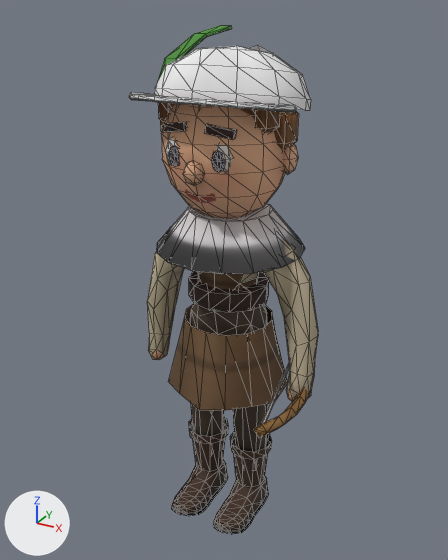
Renders of the glTF model public/themes/medieval-castle-v2/models/unit/archer.scout.glb from each side of a commit.
Rendered twice from a 50 mm lens placed at (1.002, -1.859, 1.927), pointed at (-0.018, -0.005, 1.0). Arrows for +X, +Y and +Z are at lower left; the lights stay in place. The older version comes first. Mesh edges are drawn as thin lines. Vertices at exactly the same position are counted once.

The first picture shows 'unit.archer.scout'.
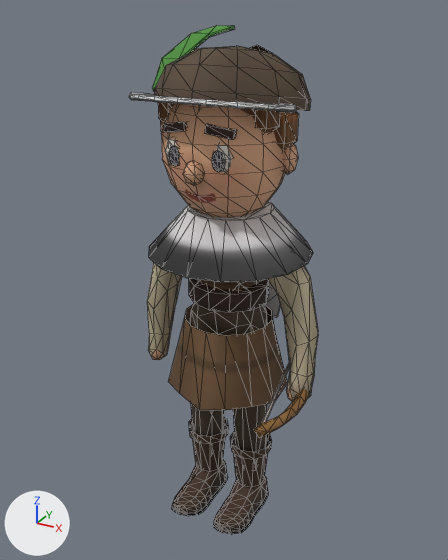
Pixel boxes [x1, y1, x2, y2] of what changed, in the pictures (448 x 560 px; the box of a moved part takes in the faces that stretch with it):
'unit.archer.scout', reshaped
    before: [129, 26, 318, 534]
    after: [129, 25, 318, 534]
part 1 of me_unit_archer_scout, rebuilt
    before: [156, 26, 232, 85]
    after: [152, 25, 235, 91]
part 2 of me_unit_archer_scout, added
    after: [265, 282, 280, 318]
part 3 of me_unit_archer_scout, moved or reshaped
    before: [157, 206, 305, 274]
    after: [149, 204, 313, 282]
part 4 of me_unit_archer_scout, edited (looks the same)
    both: [156, 114, 310, 490]
part 5 of me_unit_archer_scout, recoloured (white to brown)
    both: [154, 45, 311, 110]

The change, as a diff of the scene's bpy script:
```diff
--- a/public/themes/medieval-castle-v2/models/unit/archer.scout.glb.py
+++ b/public/themes/medieval-castle-v2/models/unit/archer.scout.glb.py
@@ me_unit_archer_scout @@
 # used by ob_unit_archer_scout; location = (0.0, 0.0, 0.0)
 # verts and faces of me_unit_archer_scout; kept vertices keep their numbers, new ones are numbered from 1175
 # before: 1143 (0.0, 0.28, 1.13), 1145 (0.1, 0.26, 1.13), 1147 (0.19, 0.2, 1.13) at pixel (299, 238), 1149 (0.25, 0.11, 1.13) at pixel (305, 248), 1151 (0.27, 0.01, 1.13) at pixel (299, 258)
 # before: 1153 (0.25, -0.09, 1.13) at pixel (281, 267), 1155 (0.19, -0.18, 1.13) at pixel (254, 273), 1157 (0.1, -0.24, 1.13) at pixel (221, 274), 1159 (0.0, -0.26, 1.13) at pixel (191, 270), 1161 (-0.1, -0.24, 1.13) at pixel (168, 262)
 # before: 1163 (-0.19, -0.18, 1.13) at pixel (156, 252), 1165 (-0.25, -0.09, 1.13) at pixel (157, 242), 1167 (-0.27, 0.01, 1.13), 1169 (-0.25, 0.11, 1.13), 1171 (-0.19, 0.2, 1.13)
 # before: 1173 (-0.1, 0.26, 1.13)
-me_unit_archer_scout.from_pydata(...)  # 1175 vertices, 2058 faces; spans x -0.36..0.4, y -0.51..0.47, z 0.0..1.86
+me_unit_archer_scout.from_pydata(...)  # 1207 vertices, 2118 faces; spans x -0.36..0.4, y -0.51..0.47, z 0.0..1.86
+# me_unit_archer_scout part 1: the loose piece of 16 vertices spanning x -0.31..-0.19, y -0.03..0.38, z 1.66..1.86 is rebuilt with 16 vertices and now spans x -0.33..-0.18, y -0.03..0.38, z 1.66..1.86
+# me_unit_archer_scout part 2: a new loose piece of 32 vertices spanning x -0.14..0.14, y 0.13..0.2, z 0.82..1.16, in mat_tint
+# me_unit_archer_scout part 3
+verts[1143] = (0.0, 0.31, 1.12)  # moved
+verts[1145] = (0.11, 0.29, 1.12)  # moved
+verts[1147] = (0.21, 0.22, 1.12)  # moved, pixel (306, 241)
+verts[1149] = (0.28, 0.12, 1.12)  # moved, pixel (313, 252)
+verts[1151] = (0.3, 0.01, 1.12)  # moved, pixel (307, 264)
+verts[1153] = (0.28, -0.1, 1.12)  # moved, pixel (287, 274)
+verts[1155] = (0.21, -0.2, 1.12)  # moved, pixel (257, 281)
+verts[1157] = (0.11, -0.27, 1.12)  # moved, pixel (220, 282)
+verts[1159] = (0.0, -0.29, 1.12)  # moved, pixel (186, 278)
+verts[1161] = (-0.11, -0.27, 1.12)  # moved, pixel (161, 269)
+verts[1163] = (-0.21, -0.2, 1.12)  # moved, pixel (148, 257)
+verts[1165] = (-0.28, -0.1, 1.12)  # moved, pixel (149, 246)
+verts[1167] = (-0.3, 0.01, 1.12)  # moved
+verts[1169] = (-0.28, 0.12, 1.12)  # moved
+verts[1171] = (-0.21, 0.22, 1.12)  # moved
+verts[1173] = (-0.11, 0.29, 1.12)  # moved
+# me_unit_archer_scout part 4: 248 kept faces spanning x -0.32..0.33, y -0.29..0.36, z 0.06..1.78 get new vertex colours
+# me_unit_archer_scout part 5: 92 faces spanning x -0.26..0.26, y -0.24..0.41, z 1.59..1.81 switch from mat_tint to mat_unit
```
